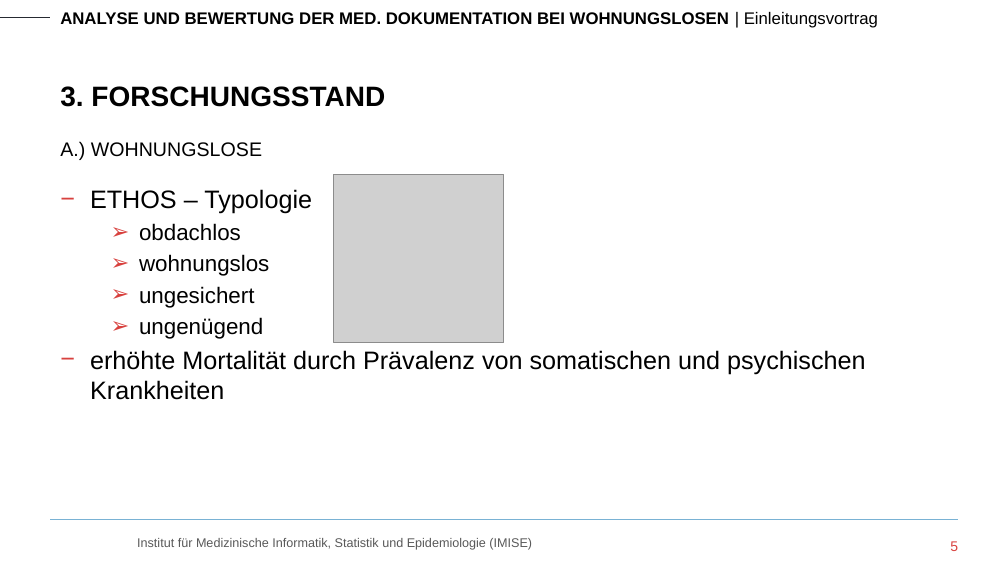
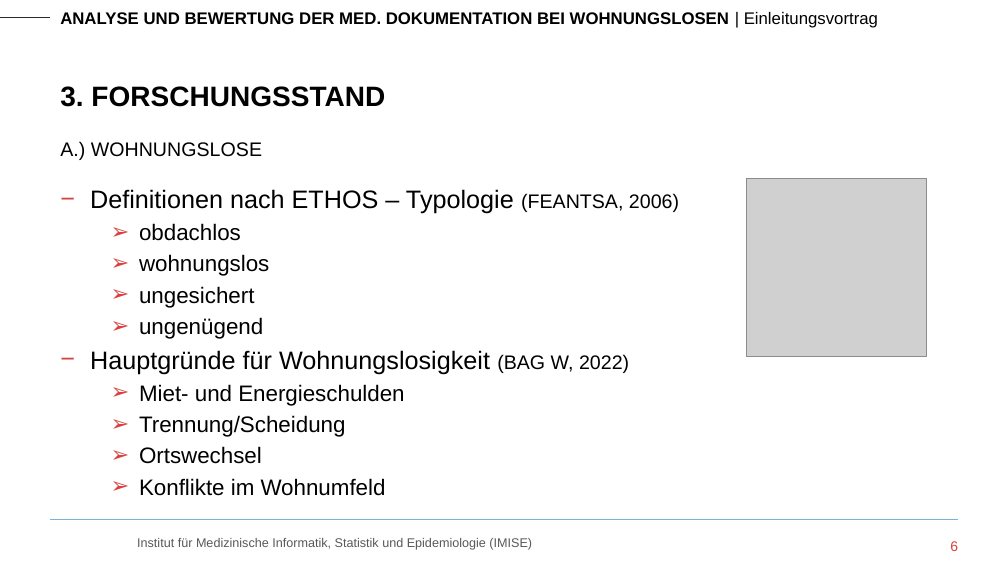
Before and after one commit to RoKuen/masterthesis, a slide deck: slide 6 of Presentations/1_presentation.pptx (slide 5 before the commit). Drawn at 1008x567 pixels with LibreOffice and Linux fonts; fonts in the diff are those of the drawing; grey boxes stand for pictures; background and template pictures are left out. Boxes give left, top, right and bottom in pixels: in the first picture for what was removed or moved away, otherwise in the second. Text is boxed around its words. In the diff, an @@ line names an element or a change of style, - is before the commit and + after.

```diff
--- a/Presentations/1_presentation.pptx
+++ b/Presentations/1_presentation.pptx
@@ picture: place and size @@
-picture at (334, 174, 504, 343)
+picture at (747, 178, 926, 357)
@@ text at (90, 189, 679, 214): text changed @@
-− ETHOS – Typologie
+− Definitionen nach ETHOS – Typologie (FEANTSA, 2006)
@@ text at (90, 350, 629, 496): text changed; size 18 to 16 pt @@
-− erhöhte Mortalität durch Prävalenz von somatischen und psychischen Krankheiten
+− Hauptgründe für Wohnungslosigkeit (BAG W, 2022)
+  ➢ Miet- und Energieschulden
+  ➢ Trennung/Scheidung
+  ➢ Ortswechsel
+  ➢ Konflikte im Wohnumfeld
@@ page number at (950, 541, 958, 551): text changed @@
-5
+6
```
Also in this commit, not shown: 6 other slides changed, 4 slides added.
